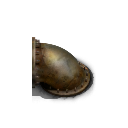
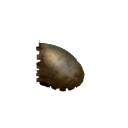
Revision of a layered 128x128 image; what changed, layer by layer:
hid "Layer 1" over 32, 37, 96, 103
